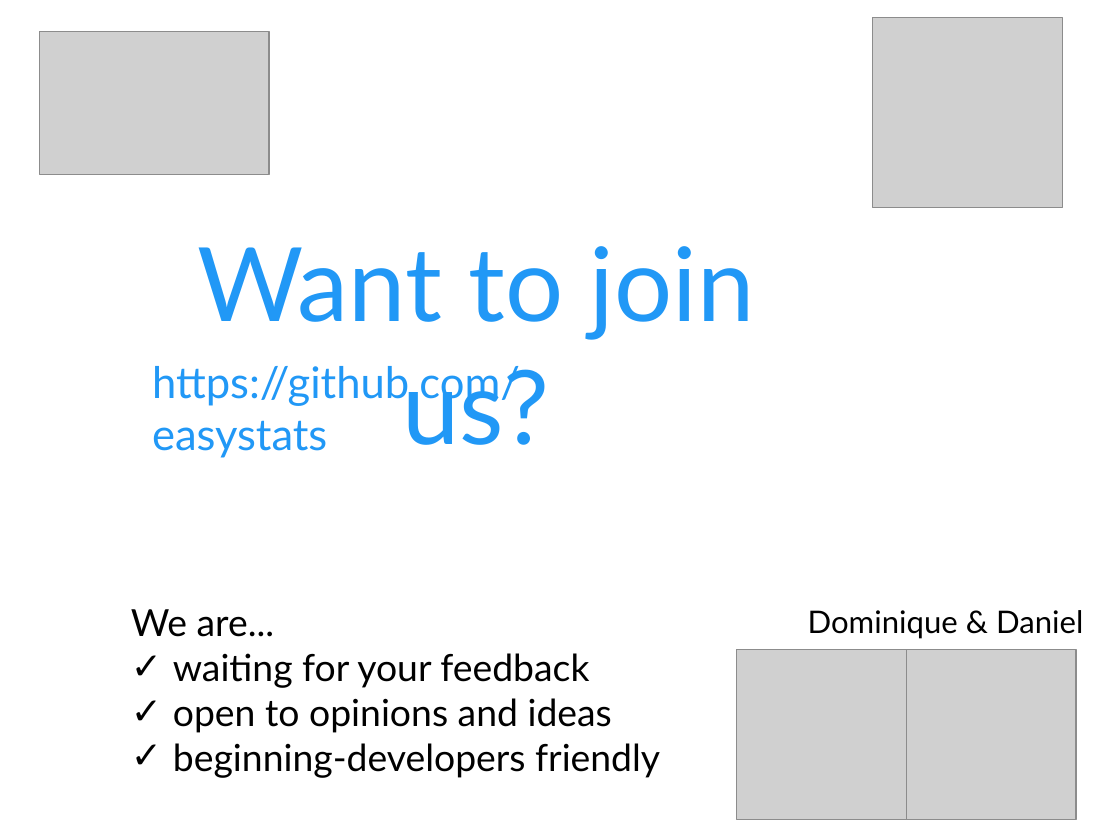
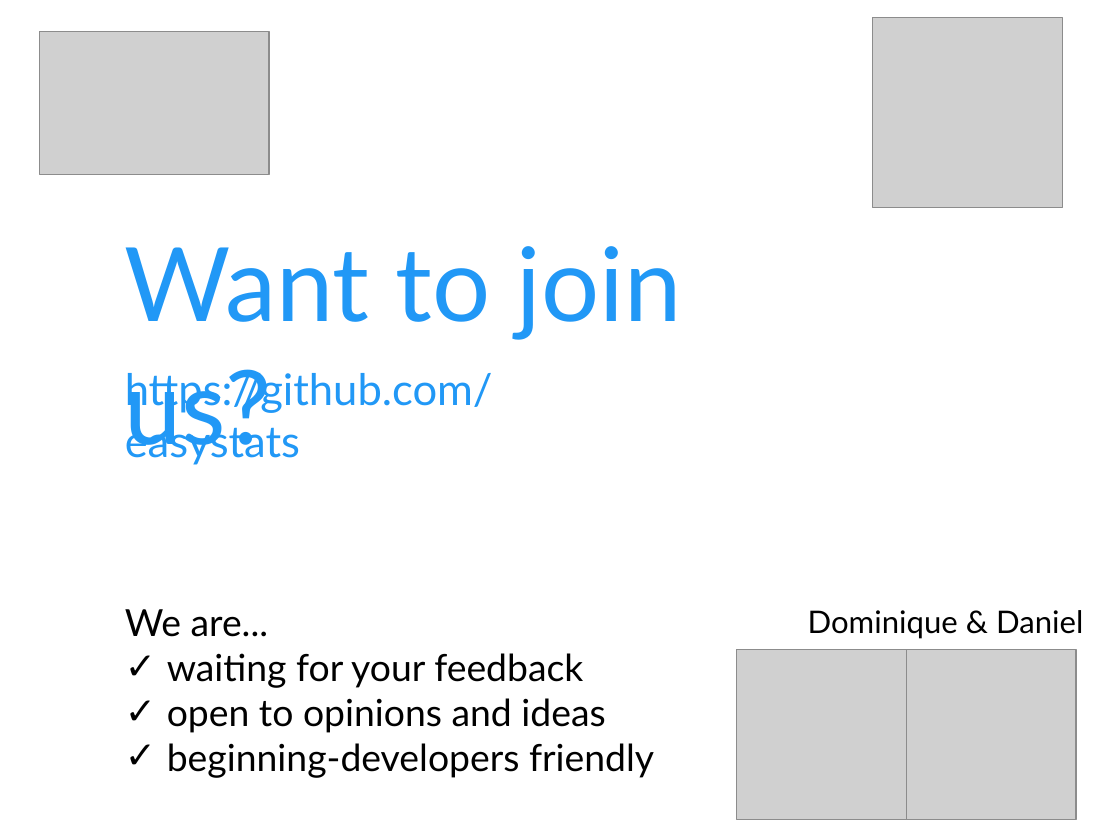
Before and after one commit to easystats/easystats, a slide deck: slide 24 of presentations/2019-02_Hamburg_RUG/1902 Hamburg RUG easystats.pptx (slide 20 before the commit). Drawn at 1120x840 pixels with LibreOffice and Linux fonts; fonts in the diff are those of the drawing; grey boxes stand for pictures. Boxes give left, top, right and bottom in pixels: in the first picture for what was removed or moved away, otherwise in the second. Text is boxed around its words. In the diff, an @@ line names an element or a change of style, - is before the commit and + after.

```diff
--- a/presentations/2019-02_Hamburg_RUG/1902 Hamburg RUG easystats.pptx
+++ b/presentations/2019-02_Hamburg_RUG/1902 Hamburg RUG easystats.pptx
@@ text at [125, 246, 682, 462]: alignment centre to left @@
@@ text "https://github.com/easystats" rewrapped from [152, 366, 520, 458] to [125, 369, 493, 465] @@
```
Also in this commit, not shown: 4 slides added, 1 other file.
